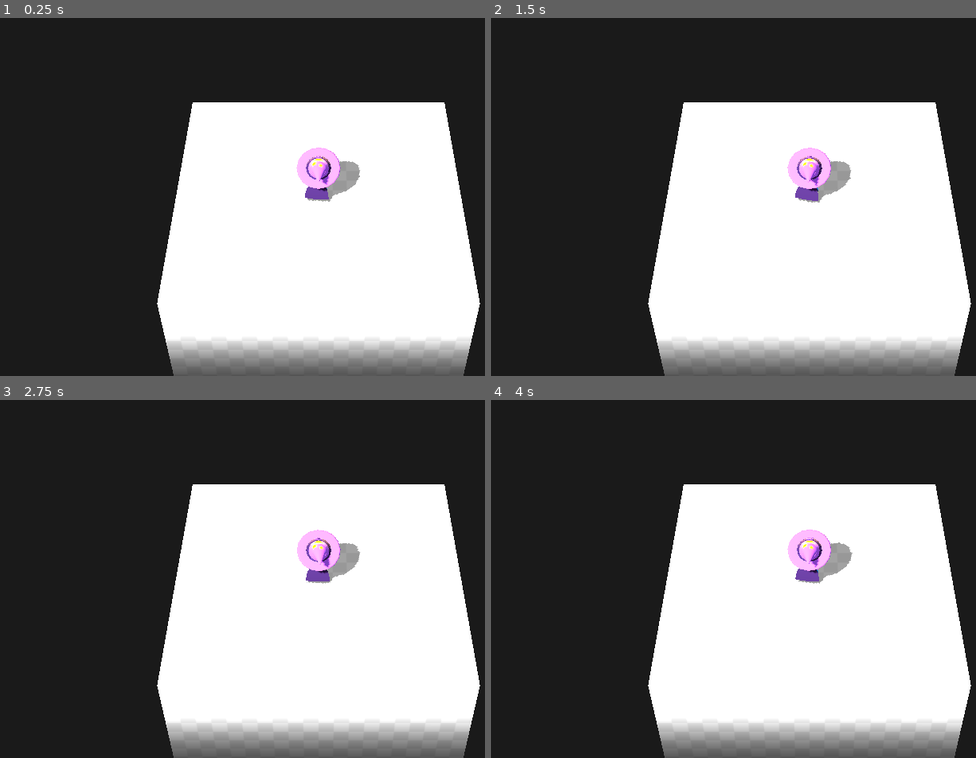
Above: before the commit, frames 1-4 (two rows, left to right).
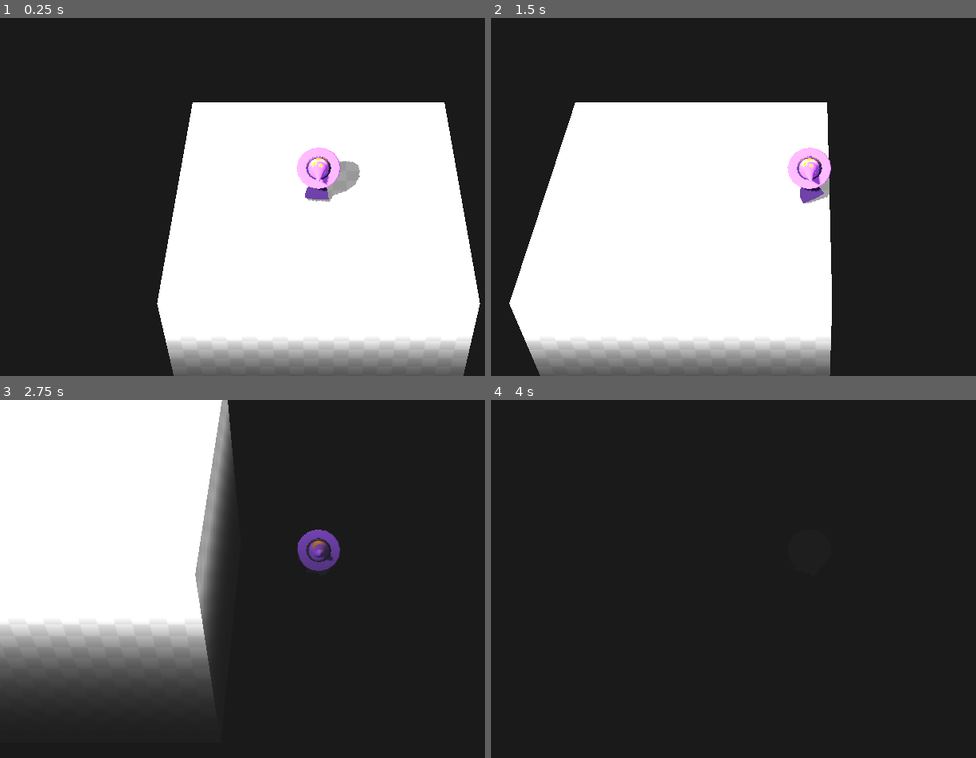
Above: after the commit, the same moments.

Repository: lethalgem/gdquest_learn_3d_gamedev_from_zero_with_godot_4
Game: Godot game, scene res://lessons/game.tscn
Same seed, same stepped clock (60 frames per second), same inputs: the game is played once before the commit and once after it.
Inputs (mouse positions are in pixels of both pictures, inside the frame that each line leads up to):
- Up to frame 1 (0.25 s): no input
- Up to frame 2 (1.5 s): tap Enter at 0.5 s; move the mouse to (951, 179) at 0.52 s; hold D (move_right) 0.53-1.25 s; click (951, 179) at 0.6 s; tap Space at 0.77 s; drag from (680, 214) to (777, 268) at 1.27 s
- Up to frame 3 (2.75 s): tap Space at 2 s; move the mouse to (383, 500) at 2.02 s; hold D (move_right) from 2.03 s (still down); click (383, 500) at 2.1 s
- Up to frame 4 (4 s): release D (move_right) at 2.75 s; drag from (777, 650) to (617, 525) at 2.77 s; move the mouse to (outside the picture) at 3.52 s; hold A (move_left) from 3.53 s (still down); click (outside the picture) at 3.6 s; tap Space at 3.77 s

The runs differ from the first frame. In frame 1, less than 0.1% of the frame differs, in the area x 63-68%, y 47-52%; in frame 2, 40%; in frame 3, 77%, in the area x 0-100%, y 0-100%; in frame 4, 46%.

Commit message:
Complete to M3 L4 Updating character animation

Diff:
--- a/M03.gobot_the_sorcerer_workbook/lessons/player_3d.gd
+++ b/M03.gobot_the_sorcerer_workbook/lessons/player_3d.gd
@@ -1,4 +1,21 @@
 extends CharacterBody3D
+
+## The maximum speed the player can move at in meters per second.
+@export_range(3.0, 12.0, 0.1) var max_speed := 6.0
+## Controls how quickly the player accelerates and turns on the ground.
+@export_range(1.0, 50.0, 0.1) var steering_factor := 20.0
 
 func _physics_process(delta):
 	var input_vector := Input.get_vector("move_left", "move_right", "move_up", "move_down")
+	var direction := Vector3(input_vector.x, 0.0, input_vector.y)
+
+	var desired_ground_velocity := direction * max_speed
+	var steering_vector := desired_ground_velocity - velocity
+	steering_vector.y = 0.0
+	# We limit the steering amount to ensure the velocity can never overshoot the
+	# desired velocity
+	var steering_amount: float = min(steering_factor * delta, 1.0)
+	velocity += steering_vector * steering_amount
+	const GRAVITY := 40.0 * Vector3.DOWN
+	velocity += GRAVITY * delta
+	move_and_slide()
